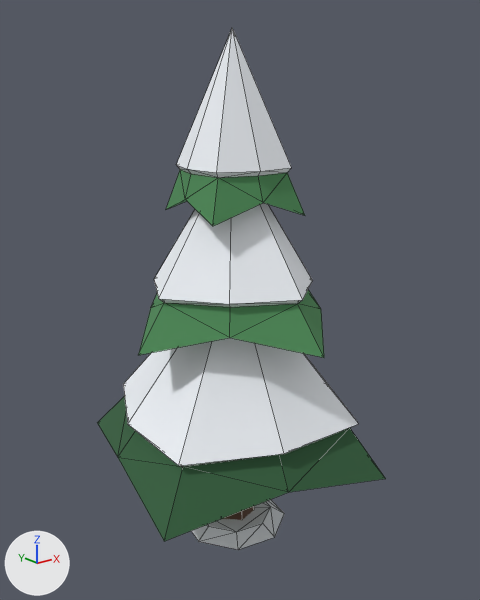
One commit to the glTF model winter-survival/assets/models/pine_c.glb: the scene before it, then after it.
Both versions are drawn from a 50 mm camera at (-3.1, -3.97, 3.57) aimed at (0.09, 0.03, 1.97). The lights are fixed; the arrows at lower left show +X, +Y and +Z. The first picture is the older version. Mesh edges are drawn as thin lines. Vertices at exactly the same position are counted once.

The first picture shows 'Tree'.
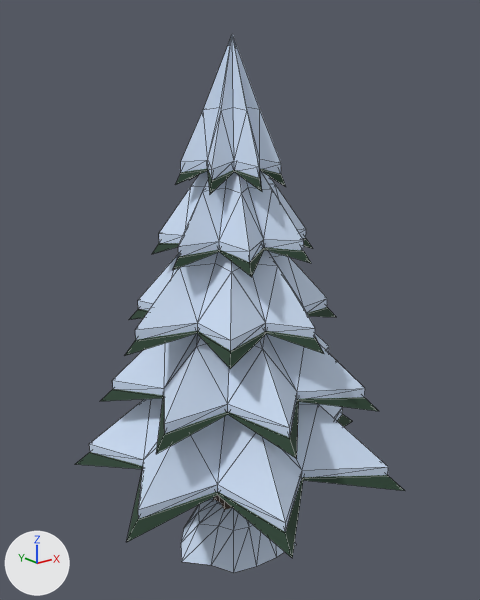
Diff of the bpy script that builds the scene:
```diff
--- a/winter-survival/assets/models/pine_c.glb.py
+++ b/winter-survival/assets/models/pine_c.glb.py
@@ me_tree @@
 # used by ob_tree; location = (0.0, 0.0, 0.0)
-me_tree.from_pydata(...)  # 106 vertices, 178 faces; spans x -1.12..1.07, y -1.1..1.16, z 0.0..4.0
+me_tree.from_pydata(...)  # 436 vertices, 747 faces; spans x -1.26..1.28, y -1.26..1.39, z -0.2..3.96
+# me_tree part 1: the loose piece of 26 vertices spanning x -0.44..0.42, y -0.44..0.43, z 2.69..4.0 is rebuilt with 30 vertices and now spans x -0.4..0.4, y -0.42..0.41, z 2.88..3.84
+# me_tree part 2: the loose piece of 26 vertices spanning x -0.92..0.91, y -0.94..0.88, z 1.78..3.2 is rebuilt with 30 vertices and now spans x -0.98..0.82, y -0.84..0.89, z 1.76..2.76
+# me_tree part 3: the loose piece of 26 vertices spanning x -1.12..1.07, y -1.1..1.16, z 0.67..2.3 is rebuilt with 43 vertices and now spans x -1.13..1.16, y -1.13..1.25, z 0.67..1.77
+# me_tree part 4: the loose piece of 12 vertices spanning x -0.17..0.17, y -0.17..0.17, z 0.0..3.22 is rebuilt with 28 vertices and now spans x -0.18..0.2, y -0.19..0.19, z -0.1..2.45
+# me_tree part 5: a new loose piece of 43 vertices spanning x -0.91..1.06, y -0.99..0.95, z 1.27..2.31, in mat_palette_vcol
+# me_tree part 6: a new loose piece of 43 vertices spanning x -0.88..0.74, y -0.76..0.8, z 1.85..2.83, in mat_palette_vcol
+# me_tree part 7: a new loose piece of 43 vertices spanning x -0.58..0.62, y -0.54..0.64, z 2.42..3.34, in mat_palette_vcol
+# me_tree part 8: a new loose piece of 43 vertices spanning x -0.36..0.36, y -0.38..0.37, z 2.97..3.96, in mat_palette_vcol
+# me_tree part 9: a new loose piece of 43 vertices spanning x -0.56..0.49, y -0.45..0.48, z -0.2..0.24, in mat_palette_vcol
+# me_tree part 10: a new loose piece of 30 vertices spanning x -1.26..1.28, y -1.26..1.39, z 0.56..1.7, in mat_palette_vcol
+# me_tree part 11: a new loose piece of 30 vertices spanning x -1.01..1.18, y -1.1..1.06, z 1.17..2.24, in mat_palette_vcol
+# me_tree part 12: a new loose piece of 30 vertices spanning x -0.64..0.69, y -0.6..0.72, z 2.33..3.27, in mat_palette_vcol
+# me_tree part 13
+# 16 vertices are removed from x -0.44..0.44, y -0.44..0.44, z 0.0..0.08
+# 22 faces are deleted
 me_tree.materials.append(mat_palette_vcol)
```

Where the change shows, as pixel boxes [x1, y1, x2, y2] in the pictures (480 x 600 px):
'Tree', reshaped (14% wider): before [98, 28, 386, 550]; after [76, 34, 405, 573]
part 1 of me_tree, rebuilt: before [166, 28, 305, 226]; after [176, 168, 286, 194]
part 2 of me_tree, rebuilt: before [138, 203, 324, 358]; after [125, 307, 336, 369]
part 3 of me_tree, rebuilt: before [98, 338, 386, 541]; after [89, 398, 388, 532]
part 4 of me_tree, rebuilt (mostly hidden): before [222, 506, 254, 520]; after [213, 495, 232, 510]
part 5 of me_tree, added (blue): after [112, 333, 365, 437]
part 6 of me_tree, added (blue): after [135, 250, 327, 351]
part 7 of me_tree, added (blue): after [159, 171, 306, 262]
part 8 of me_tree, added (blue): after [181, 34, 281, 180]
part 9 of me_tree, added (blue): after [181, 497, 296, 573]
part 10 of me_tree, added: after [76, 414, 405, 557]
part 11 of me_tree, added: after [101, 359, 378, 459]
part 12 of me_tree, added (green): after [152, 238, 313, 277]
part 13 of me_tree, deleted: before [192, 499, 284, 550]
